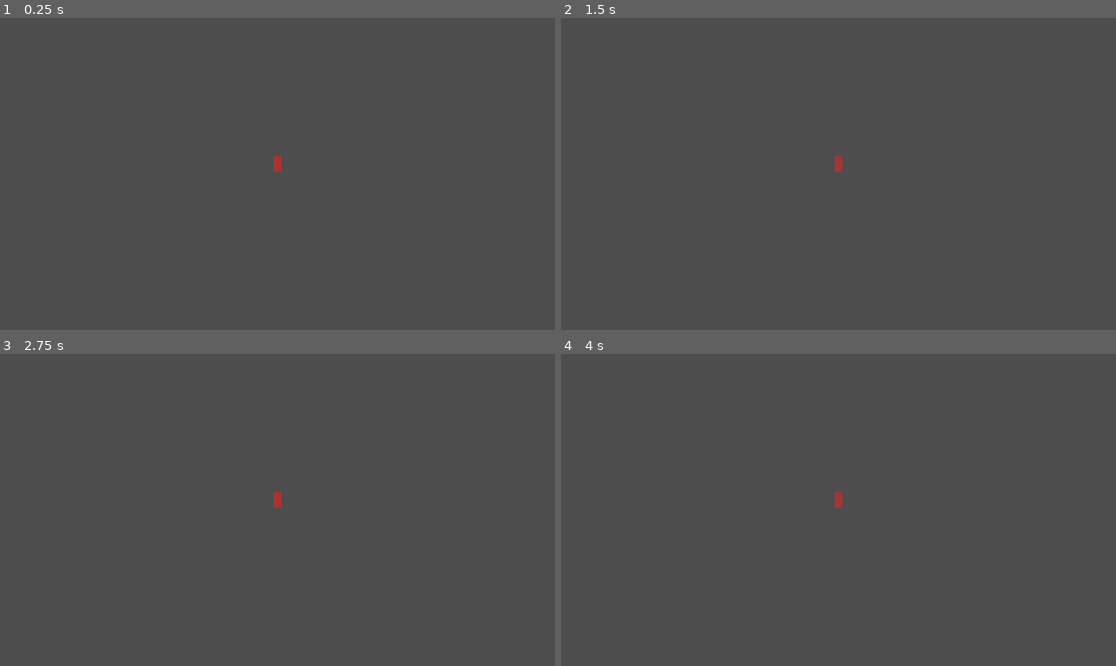
Above: before the commit, frames 1-4 (two rows, left to right).
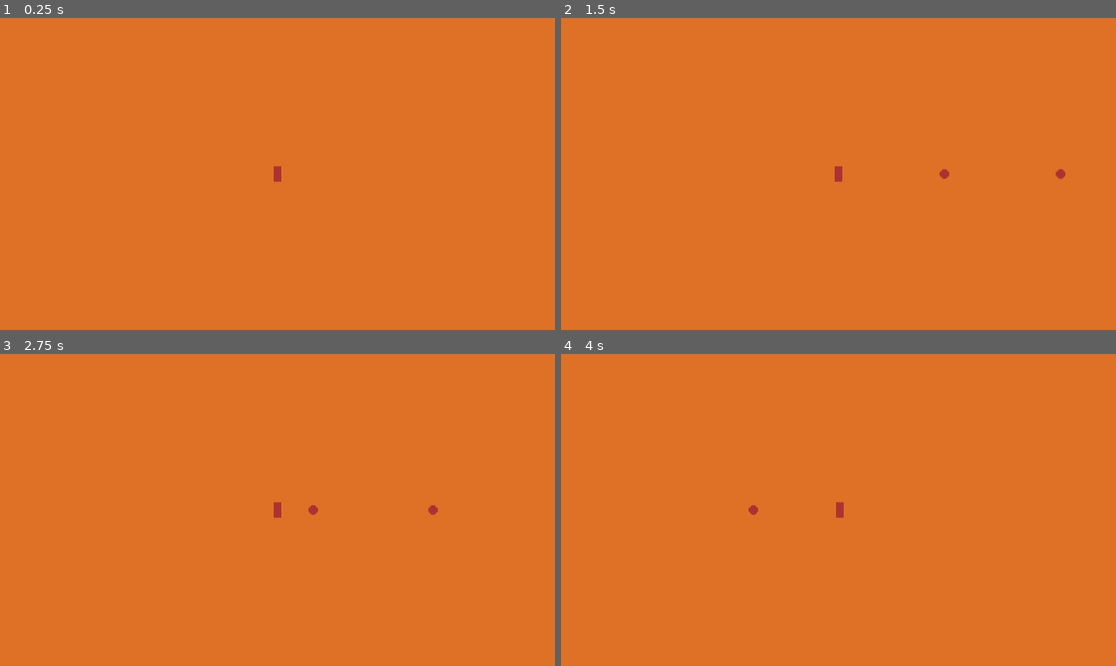
Above: after the commit, the same moments.

Repository: VillerotJustin/Crash_Robots
Game: Godot game, scene res://World/world.tscn
Two runs of this game, one before a commit and one after it. Both use one fixed random seed, a clock stepped at 60 frames per second and the inputs below.
Inputs:
- Up to frame 1 (0.25 s): no input
- Up to frame 2 (1.5 s): tap Enter at 0.5 s; hold Right (shoot_right) 0.53-1.28 s; hold Down (shoot_down) from 1.28 s (still down)
- Up to frame 3 (2.75 s): release Down (shoot_down) at 2.03 s; hold Right (shoot_right) from 2.03 s (still down)
- Up to frame 4 (4 s): release Right (shoot_right) at 2.78 s; hold Up (shoot_up) 2.78-3.53 s; tap Space at 3.5 s; hold Left (shoot_left) from 3.53 s (still down)

The runs differ from the first frame. In frame 1, 100% of the frame differs, in the area x 0-100%, y 0-100%; in frame 2, 100%; in frame 3, 100%; in frame 4, 100%.

Commit message:
Camera _ debug BG

Diff:
--- a/Camera/camera.gd
+++ b/Camera/camera.gd
@@ -1,11 +1,47 @@
 extends Camera2D
 
+class_name G_camera
 
-# Called when the node enters the scene tree for the first time.
+var original_position: Vector2
+var tile_width: float
+var tile_height: float
+
+var last_position: Vector2
+
 func _ready() -> void:
-	pass # Replace with function body.
+	original_position = global_position
+	last_position = original_position
+	tile_width = original_position.x * 2
+	tile_height = original_position.y * 2
+
+func update_position(player_global_pos: Vector2):
+	#print(player_global_pos)
+	# Player Infor
+	var p_x_pos: float = player_global_pos.x
+	var p_y_pos: float = player_global_pos.y
+
+	# Player distance from center tile
+	var dist_x = (p_x_pos - original_position.x)
+	var dist_y = (p_y_pos - original_position.y)
+
+	print("dist_x: ", dist_x, " dist_y:  ", dist_y)
+
+	var tile_x: int = dist_x / (tile_width / 2)
+	var tile_y: int = dist_y / (tile_height / 2)
+
+	print("tile_x: ", tile_x, " tile_y:  ", tile_y)
+	print("tile_width: ", tile_width, " tile_height:  ", tile_height)
+	print("tile_width/2: ", tile_width/2, " tile_height/2:  ", tile_height/2)
+
+	last_position = global_position
+
+	var new_pos_x = tile_x * tile_width + original_position.x
+	var new_pos_y = tile_y * tile_height + original_position.y
 
 
-# Called every frame. 'delta' is the elapsed time since the previous frame.
-func _process(delta: float) -> void:
-	pass
+	print("new_pos_x: ", new_pos_x, " new_pos_y:  ", new_pos_y)
+
+	global_position = Vector2(
+		new_pos_x,
+		new_pos_y
+	)
--- a/HUD/hud.gd
+++ b/HUD/hud.gd
@@ -7,5 +7,5 @@
 
 
 # Called every frame. 'delta' is the elapsed time since the previous frame.
-func _process(delta: float) -> void:
+func _process(_delta: float) -> void:
 	pass
--- /dev/null
+++ b/Player/Bullet/bullet.gd
@@ -0,0 +1,23 @@
+extends RigidBody2D
+
+class_name Bullet
+
+@export var bullet_speed: float = 500.0
+@export var bullet_direction: Vector2 = Vector2.UP
+
+func initialize(speed: float, direction: Vector2):
+	bullet_speed = speed
+	bullet_direction = direction
+
+
+# Called when the node enters the scene tree for the first time.
+func _ready() -> void:
+	linear_velocity = bullet_direction * bullet_speed
+
+
+# Called every frame. 'delta' is the elapsed time since the previous frame.
+func _physics_process(_delta: float) -> void:
+	pass
+
+func _on_visible_on_screen_notifier_2d_screen_exited() -> void:
+	queue_free()
--- /dev/null
+++ b/Player/Bullet/bullet.tscn
@@ -0,0 +1,22 @@
+[gd_scene load_steps=4 format=3 uid="uid://brwd67tms5gu5"]
+
+[ext_resource type="Script" uid="uid://cb1wdriueyqyw" path="res://Player/Bullet/bullet.gd" id="1_xjflv"]
+[ext_resource type="Texture2D" uid="uid://jne7evqrmkvx" path="res://Player/Bullet/Assets/Bullet_Placeholder.png" id="2_bx8u8"]
+
+[sub_resource type="CircleShape2D" id="CircleShape2D_cshf5"]
+
+[node name="Bullet" type="RigidBody2D"]
+gravity_scale = 0.0
+script = ExtResource("1_xjflv")
+bullet_direction = Vector2(0, 0)
+
+[node name="CollisionShape2D" type="CollisionShape2D" parent="."]
+shape = SubResource("CircleShape2D_cshf5")
+
+[node name="Node2D" type="Sprite2D" parent="."]
+scale = Vector2(2, 2)
+texture = ExtResource("2_bx8u8")
+
+[node name="VisibleOnScreenNotifier2D" type="VisibleOnScreenNotifier2D" parent="."]
+
+[connection signal="screen_exited" from="VisibleOnScreenNotifier2D" to="." method="_on_visible_on_screen_notifier_2d_screen_exited"]
--- a/Player/player.gd
+++ b/Player/player.gd
@@ -1,38 +1,70 @@
 extends CharacterBody2D
 
+@export_category("Pistol")
+@export var Bullet_Packed_Scene: PackedScene = ResourceLoader.load("res://Player/Bullet/bullet.tscn")
+@export var player_center: Marker2D
+@export var bullet_spawn_distance: float = 10
+@export var bullet_speed: float = 500.0
+@export var fire_rate: float = 0.5
+var last_fire: float
 
+@export_category("Mouvement")
 @export var SPEED: float = 300.0
+@export var main_camera: G_camera
+
+
+
+func _ready() -> void:
+	pass
+	# TODO check / auto fill references
 
 func get_movement_input():
 	var input_direction = Input.get_vector("move_left", "move_right", "move_up", "move_down")
 	velocity = input_direction * SPEED
 
 func shooting():
+	if Time.get_unix_time_from_system()-fire_rate < last_fire:
+		return
+
 	var is_shooting: bool = false
 	var shooting_direction: Vector2 = Vector2.ZERO
 
-	if Input.is_action_just_pressed("shoot_left") and ! (Input.is_action_just_pressed("shoot_right") or Input.is_action_just_pressed("shoot_up") or Input.is_action_just_pressed("shoot_down")):
+	if Input.is_action_pressed("shoot_left") and ! (Input.is_action_pressed("shoot_right") or Input.is_action_pressed("shoot_up") or Input.is_action_pressed("shoot_down")):
 		is_shooting = true
 		shooting_direction.x -= 1
 
-	if Input.is_action_just_pressed("shoot_right") and ! (Input.is_action_just_pressed("shoot_left") or Input.is_action_just_pressed("shoot_up") or Input.is_action_just_pressed("shoot_down")):
+	if Input.is_action_pressed("shoot_right") and ! (Input.is_action_pressed("shoot_left") or Input.is_action_pressed("shoot_up") or Input.is_action_pressed("shoot_down")):
 		is_shooting = true
 		shooting_direction.x += 1
 
-	if Input.is_action_just_pressed("shoot_up") and ! (Input.is_action_just_pressed("shoot_left") or Input.is_action_just_pressed("shoot_right") or Input.is_action_just_pressed("shoot_down")):
+	if Input.is_action_pressed("shoot_up") and ! (Input.is_action_pressed("shoot_left") or Input.is_action_pressed("shoot_right") or Input.is_action_pressed("shoot_down")):
 		is_shooting = true
 		shooting_direction.y -= 1
 
-	if Input.is_action_just_pressed("shoot_down") and ! (Input.is_action_just_pressed("shoot_left") or Input.is_action_just_pressed("shoot_right") or Input.is_action_just_pressed("shoot_up")):
+	if Input.is_action_pressed("shoot_down") and ! (Input.is_action_pressed("shoot_left") or Input.is_action_pressed("shoot_right") or Input.is_action_pressed("shoot_up")):
 		is_shooting = true
 		shooting_direction.y += 1
 
 	if is_shooting and shooting_direction != Vector2.ZERO:
 		shooting_direction = shooting_direction.normalized()
 
+		var bullet: Bullet = Bullet_Packed_Scene.instantiate()
+		bullet.position = player_center.position + shooting_direction * bullet_spawn_distance
+		bullet.initialize(bullet_speed , shooting_direction)
+
+		add_child(bullet)
+
+		last_fire = Time.get_unix_time_from_system()
 
 
 func _physics_process(_delta: float) -> void:
 	# Moving the Character
 	get_movement_input()
 	move_and_slide()
+
+	# Shooting
+	shooting()
+
+
+func _on_visible_on_screen_notifier_2d_screen_exited() -> void:
+	main_camera.update_position(global_position)
--- a/Player/player.tscn
+++ b/Player/player.tscn
@@ -1,16 +1,18 @@
-[gd_scene load_steps=4 format=3 uid="uid://bmwupovosbo67"]
+[gd_scene load_steps=5 format=3 uid="uid://bmwupovosbo67"]
 
 [ext_resource type="Script" uid="uid://dfnlnueh40eft" path="res://Player/player.gd" id="1_l8h54"]
 [ext_resource type="Texture2D" uid="uid://cx3d4vcw828q4" path="res://Player/Assets/MC_Placeholder.png" id="2_4ntmi"]
+[ext_resource type="PackedScene" uid="uid://brwd67tms5gu5" path="res://Player/Bullet/bullet.tscn" id="2_btcbx"]
 
 [sub_resource type="RectangleShape2D" id="RectangleShape2D_btcbx"]
 size = Vector2(16, 32)
 
-[node name="Player" type="CharacterBody2D"]
+[node name="Player" type="CharacterBody2D" node_paths=PackedStringArray("player_center")]
 script = ExtResource("1_l8h54")
+Bullet_Packed_Scene = ExtResource("2_btcbx")
+player_center = NodePath("PlayerCenter")
 
 [node name="Sprite2D" type="Sprite2D" parent="."]
-position = Vector2(0, -16)
 texture = ExtResource("2_4ntmi")
 
 [node name="CollisionShape2D" type="CollisionShape2D" parent="."]
@@ -19,3 +21,9 @@
 shape = SubResource("RectangleShape2D_btcbx")
 
 [node name="AnimationPlayer" type="AnimationPlayer" parent="."]
+
+[node name="PlayerCenter" type="Marker2D" parent="."]
+
+[node name="VisibleOnScreenNotifier2D" type="VisibleOnScreenNotifier2D" parent="."]
+
+[connection signal="screen_exited" from="VisibleOnScreenNotifier2D" to="." method="_on_visible_on_screen_notifier_2d_screen_exited"]
--- a/World/world.gd
+++ b/World/world.gd
@@ -7,5 +7,5 @@
 
 
 # Called every frame. 'delta' is the elapsed time since the previous frame.
-func _process(delta: float) -> void:
+func _process(_delta: float) -> void:
 	pass
--- a/World/world.tscn
+++ b/World/world.tscn
@@ -1,16 +1,69 @@
-[gd_scene load_steps=4 format=3 uid="uid://dikmmdqpc2pql"]
+[gd_scene load_steps=8 format=3 uid="uid://dikmmdqpc2pql"]
 
 [ext_resource type="Script" uid="uid://bygd5eyxn4m2y" path="res://World/world.gd" id="1_8a836"]
+[ext_resource type="Texture2D" uid="uid://bgaqqu0i1e04t" path="res://World/Assets/Placeholder_1.png" id="2_3f78f"]
 [ext_resource type="PackedScene" uid="uid://bmwupovosbo67" path="res://Player/player.tscn" id="3_3f78f"]
 [ext_resource type="PackedScene" uid="uid://cvyscull2tdmy" path="res://Camera/camera.tscn" id="3_j8job"]
+[ext_resource type="Texture2D" uid="uid://bsdn1guaoclhf" path="res://World/Assets/Placeholder_2.png" id="3_k8do8"]
+[ext_resource type="Texture2D" uid="uid://sn15b1dvm2nn" path="res://World/Assets/Placeholder_4.png" id="3_yf0ba"]
+[ext_resource type="Texture2D" uid="uid://bgqwkpcyytd38" path="res://World/Assets/Placeholder_3.png" id="4_eidgh"]
 
 [node name="World" type="Node2D"]
 script = ExtResource("1_8a836")
 
 [node name="Environment" type="Node" parent="."]
 
+[node name="BG_Test_Root" type="Node2D" parent="Environment"]
+z_index = -1
+
+[node name="BG_Test" type="Sprite2D" parent="Environment/BG_Test_Root"]
+position = Vector2(576, 324)
+scale = Vector2(46.080006, 25.92)
+texture = ExtResource("2_3f78f")
+
+[node name="BG_Test6" type="Sprite2D" parent="Environment/BG_Test_Root"]
+position = Vector2(-576, -324)
+scale = Vector2(46.080006, 25.92)
+texture = ExtResource("3_yf0ba")
+
+[node name="BG_Test7" type="Sprite2D" parent="Environment/BG_Test_Root"]
+position = Vector2(-576, 972)
+scale = Vector2(46.080006, 25.92)
+texture = ExtResource("4_eidgh")
+
+[node name="BG_Test8" type="Sprite2D" parent="Environment/BG_Test_Root"]
+position = Vector2(1728, 972)
+scale = Vector2(46.080006, 25.92)
+texture = ExtResource("3_yf0ba")
+
+[node name="BG_Test9" type="Sprite2D" parent="Environment/BG_Test_Root"]
+position = Vector2(1728, -324)
+scale = Vector2(46.080006, 25.92)
+texture = ExtResource("4_eidgh")
+
+[node name="BG_Test2" type="Sprite2D" parent="Environment/BG_Test_Root"]
+position = Vector2(1728, 324)
+scale = Vector2(46.080006, 25.92)
+texture = ExtResource("3_k8do8")
+
+[node name="BG_Test3" type="Sprite2D" parent="Environment/BG_Test_Root"]
+position = Vector2(-576, 324)
+scale = Vector2(46.080006, 25.92)
+texture = ExtResource("3_k8do8")
+
+[node name="BG_Test4" type="Sprite2D" parent="Environment/BG_Test_Root"]
+position = Vector2(576, 972)
+scale = Vector2(46.080006, 25.92)
+texture = ExtResource("3_k8do8")
+
+[node name="BG_Test5" type="Sprite2D" parent="Environment/BG_Test_Root"]
+position = Vector2(576, -324)
+scale = Vector2(46.080006, 25.92)
+texture = ExtResource("3_k8do8")
+
 [node name="Camera" parent="." instance=ExtResource("3_j8job")]
-position = Vector2(575, 325)
+position = Vector2(576, 324)
 
-[node name="Player" parent="." instance=ExtResource("3_3f78f")]
-position = Vector2(575, 320)
+[node name="Player" parent="." node_paths=PackedStringArray("main_camera") instance=ExtResource("3_3f78f")]
+position = Vector2(576, 324)
+main_camera = NodePath("../Camera")
Binary file added: Player/Bullet/Assets/Bullet_Placeholder.aseprite
Binary file added: Player/Bullet/Assets/Bullet_Placeholder.png
Not shown, added: Player/Bullet/Assets/Bullet_Placeholder.png.import
Not shown, added: Player/Bullet/bullet.gd.uid
Binary file added: World/Assets/Placeholder_1.aseprite
Binary file added: World/Assets/Placeholder_1.png
Not shown, added: World/Assets/Placeholder_1.png.import
Binary file added: World/Assets/Placeholder_2.aseprite
Binary file added: World/Assets/Placeholder_2.png
Not shown, added: World/Assets/Placeholder_2.png.import
Binary file added: World/Assets/Placeholder_3.png
Not shown, added: World/Assets/Placeholder_3.png.import
(and 2 more such lines)
